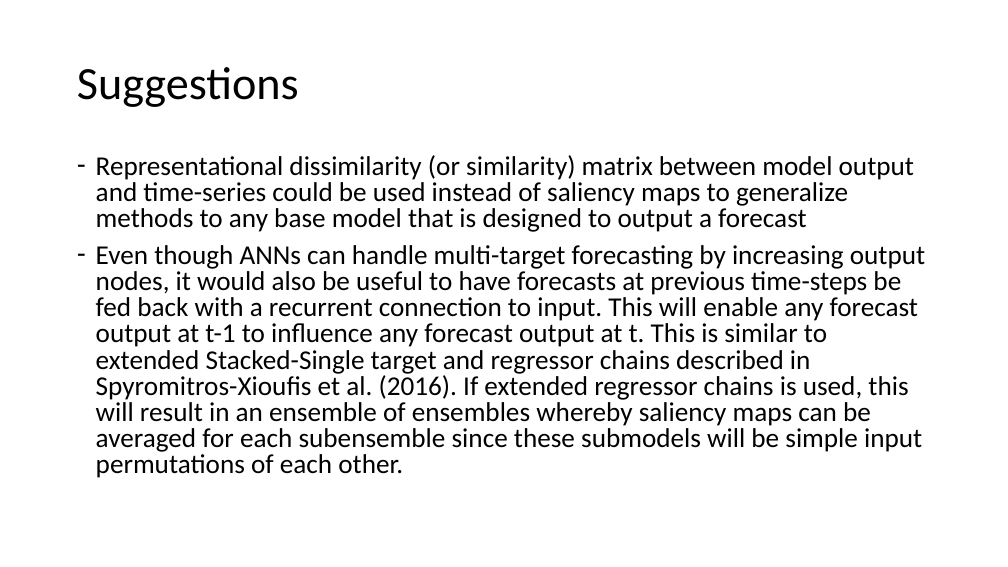
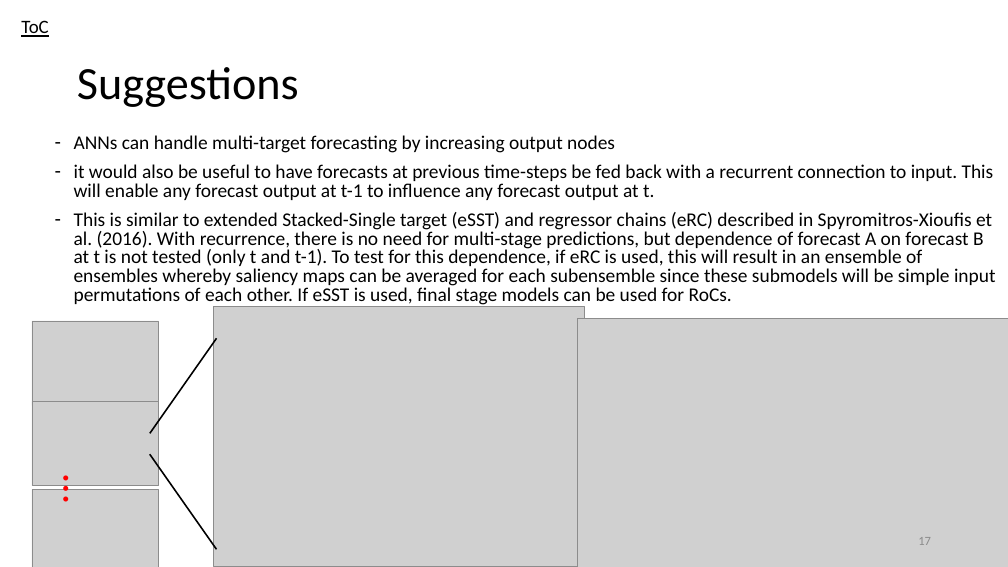
Before and after one commit to GhadiElHasbani/CSC615-MachineLearning, a slide deck: slide 17 of Assignment_2/Question4-presentation.pptx (slide 5 before the commit). Drawn at 1008x567 pixels with LibreOffice and Linux fonts; fonts in the diff are those of the drawing; grey boxes stand for pictures. Boxes give left, top, right and bottom in pixels: in the first picture for what was removed or moved away, otherwise in the second. Text is boxed around its words. In the diff, an @@ line names an element or a change of style, - is before the commit and + after.

```diff
--- a/Assignment_2/Question4-presentation.pptx
+++ b/Assignment_2/Question4-presentation.pptx
@@ text added at (21, 20, 49, 37), 18 pt, text #000000, underline @@
+ToC
@@ text at (74, 135, 996, 307): text changed; size 25.9 to 18.5 pt @@
-– Representational dissimilarity (or similarity) matrix between model output and time-series could be used instead of saliency maps to generalize methods to any base model that is designed to output a forecast
-– Even though ANNs can handle multi-target forecasting by increasing output nodes, it would also be useful to have forecasts at previous time-steps be fed back with a recurrent connection to input. This will enable any forecast output at t-1 to influence any forecast output at t. This is similar to extended Stacked-Single target and regressor chains described in Spyromitros-Xioufis et al. (2016). If extended regressor chains is used, this will result in an ensemble of ensembles whereby saliency maps can be averaged for each subensemble since these submodels will be simple input permutations of each other.
+– ANNs can handle multi-target forecasting by increasing output nodes
+– it would also be useful to have forecasts at previous time-steps be fed back with a recurrent connection to input. This will enable any forecast output at t-1 to influence any forecast output at t.
+– This is similar to extended Stacked-Single target (eSST) and regressor chains (eRC) described in Spyromitros-Xioufis et al. (2016). With recurrence, there is no need for multi-stage predictions, but dependence of forecast A on forecast B at t is not tested (only t and t-1). To test for this dependence, if eRC is used, this will result in an ensemble of ensembles whereby saliency maps can be averaged for each subensemble since these submodels will be simple input permutations of each other. If eSST is used, final stage models can be used for RoCs.
@@ picture added at (32, 321, 158, 406) @@
@@ picture added at (213, 306, 584, 566) @@
@@ picture added at (578, 318, 1008, 567) @@
@@ line added from (216, 338) to (150, 433), #000000 1.5 pt @@
@@ picture added at (32, 402, 158, 486) @@
@@ text added at (51, 467, 110, 537), 40 pt, text #FF0000 @@
+…
@@ line added from (216, 550) to (150, 454), #000000 1.5 pt @@
@@ picture added at (32, 489, 158, 567) @@
@@ page number added at (918, 537, 931, 545), 12 pt, text #8C8C8C @@
+17
```
Also in this commit, not shown: 3 other slides changed, 16 slides added, 2 slides removed.
